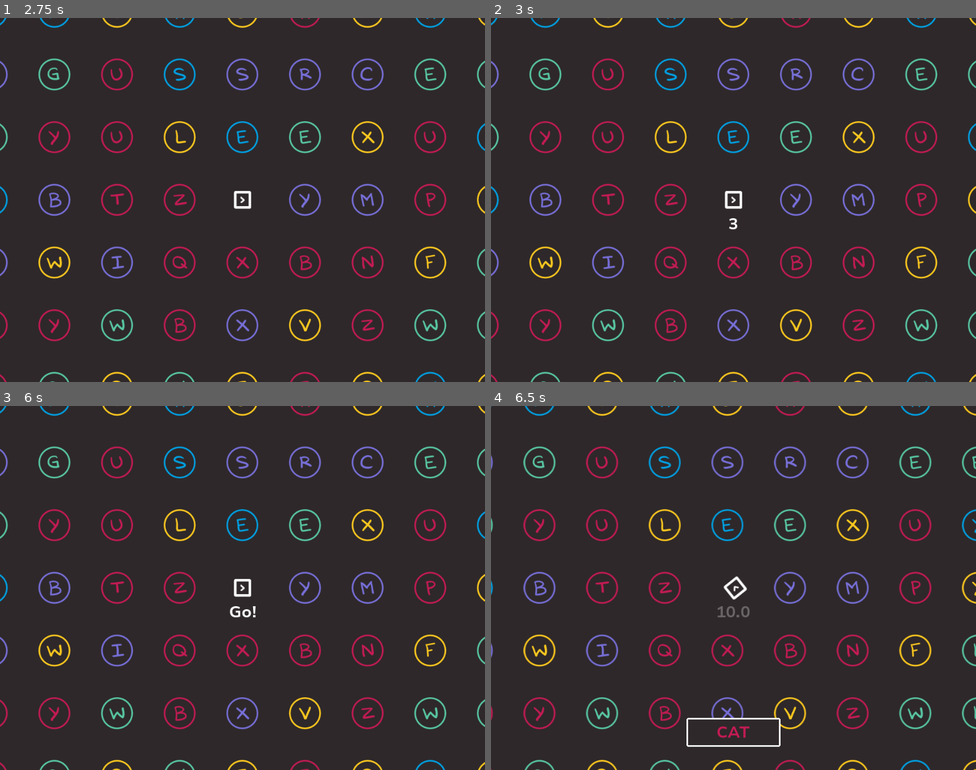
Above: before the commit, frames 1-4 (two rows, left to right).
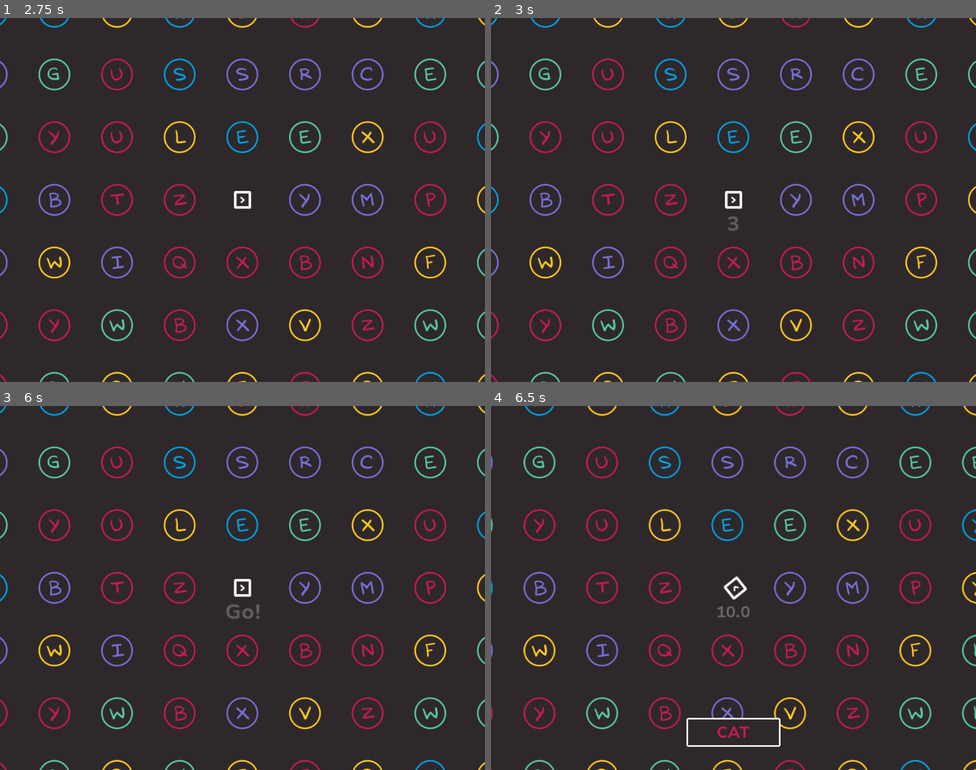
Above: after the commit, the same moments.

Repository: gontzalve/SSLS
Game: Godot game, scene res://scenes/game/main/main.tscn
Two runs of this game, one before a commit and one after it. Both use one fixed random seed, a clock stepped at 60 frames per second and the inputs below.
Inputs (mouse positions are in pixels of both pictures, inside the frame that each line leads up to):
- Up to frame 1 (2.75 s): tap Enter at 0.5 s; move the mouse to (349, 181) at 0.52 s; hold D (move_right) 0.53-1.28 s; click (349, 181) at 0.6 s; move the mouse to (145, 218) at 1.27 s; hold S (move_down) 1.28-2.03 s; tap Mouse wheel up (zoom_in) at 1.35 s; tap Space at 2 s; move the mouse to (291, 119) at 2.02 s; hold D (move_right) from 2.03 s (still down); tap Mouse wheel down (zoom_out) at 2.1 s
- Up to frame 2 (3 s): move the mouse to (709, 272) at 2.77 s; release D (move_right) at 2.78 s; hold W (move_up) from 2.78 s (still down); click (709, 272) at 2.85 s
- Up to frame 3 (6 s): tap Enter at 3.5, 5 s; move the mouse to (388, 642) at 3.52 s; release W (move_up) at 3.53 s; hold A (move_left) 3.53-5.03 s; tap Mouse wheel up (zoom_in) at 3.6, 5.85 s; tap Space at 4.25, 5.75 s; move the mouse to (97, 533) at 4.27 s; tap Mouse wheel down (zoom_out) at 4.35 s; move the mouse to (266, 588) at 5.02 s; hold S (move_down) 5.03-5.78 s; click (266, 588) at 5.1 s; move the mouse to (169, 497) at 5.77 s; hold D (move_right) from 5.78 s (still down)
- Up to frame 4 (6.5 s): keep holding D (move_right)

Frame 1 is identical in both runs. In frame 2, less than 0.1% of the frame differs, in the area x 48-51%, y 54-59%; in frame 3, 0.2%, in the area x 46-54%, y 54-59%; in frame 4, nothing differs.

Commit message:
Tween countdown text

Diff:
--- a/scenes/game/ui/ui_controller.gd
+++ b/scenes/game/ui/ui_controller.gd
@@ -25,6 +25,7 @@
 
 func start_countdown(duration_seconds: int) -> void:
 	for i in range(duration_seconds + 1):
+		_tween_countdown_text()
 		if i == duration_seconds:
 			%CountdownLabel.text = "Go!"
 			await get_tree().create_timer(0.5).timeout
@@ -35,10 +36,15 @@
 	countdown_ended.emit()
 
 
+func _tween_countdown_text() -> void:
+	var tween: Tween = create_tween()
+	tween.tween_property(%CountdownLabel, "scale", Vector2.ONE * 1.3, 0.15).set_trans(Tween.TRANS_BACK).set_ease(Tween.EASE_OUT)
+	tween.tween_property(%CountdownLabel, "scale", Vector2.ONE, 0.15).set_trans(Tween.TRANS_BACK).set_ease(Tween.EASE_OUT)
+
+
 func set_level_info(word: String, duration: float) -> void:
 	update_timer(duration)
 	%WordLabel.text = word
-	pass
 
 
 func update_timer(time_left: float) -> void:
--- a/scenes/game/ui/ui_controller.tscn
+++ b/scenes/game/ui/ui_controller.tscn
@@ -18,6 +18,7 @@
 [sub_resource type="LabelSettings" id="LabelSettings_17ee3"]
 font = ExtResource("2_k2pdu")
 font_size = 32
+font_color = Color(1, 1, 1, 0.25098)
 
 [sub_resource type="FontVariation" id="FontVariation_o7678"]
 
@@ -76,7 +77,6 @@
 
 [node name="CountdownLabel" type="Label" parent="BackUI"]
 unique_name_in_owner = true
-visible = false
 anchors_preset = 8
 anchor_left = 0.5
 anchor_top = 0.5
@@ -88,6 +88,7 @@
 offset_bottom = 70.0
 grow_horizontal = 2
 grow_vertical = 2
+pivot_offset = Vector2(60, 22.5)
 text = "3"
 label_settings = SubResource("LabelSettings_17ee3")
 horizontal_alignment = 1
